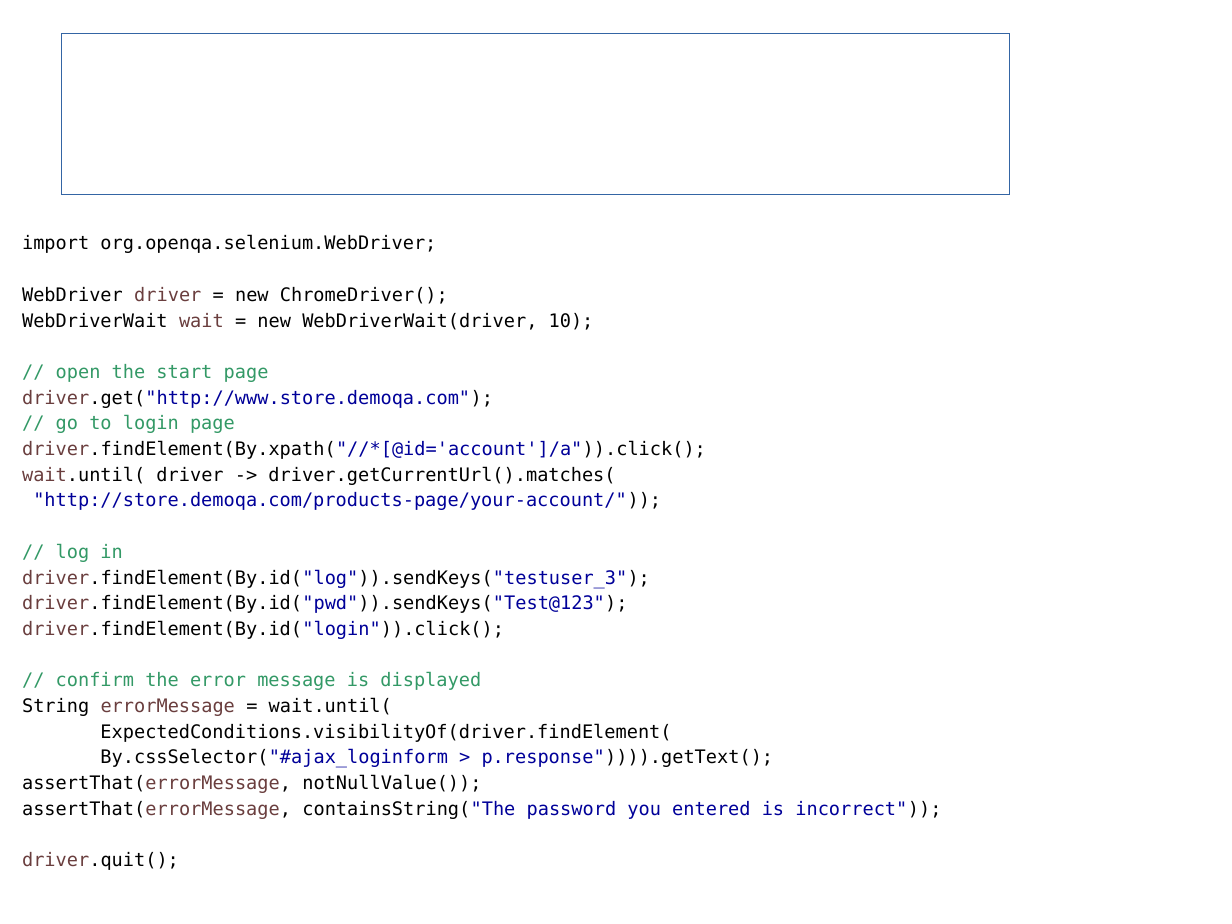
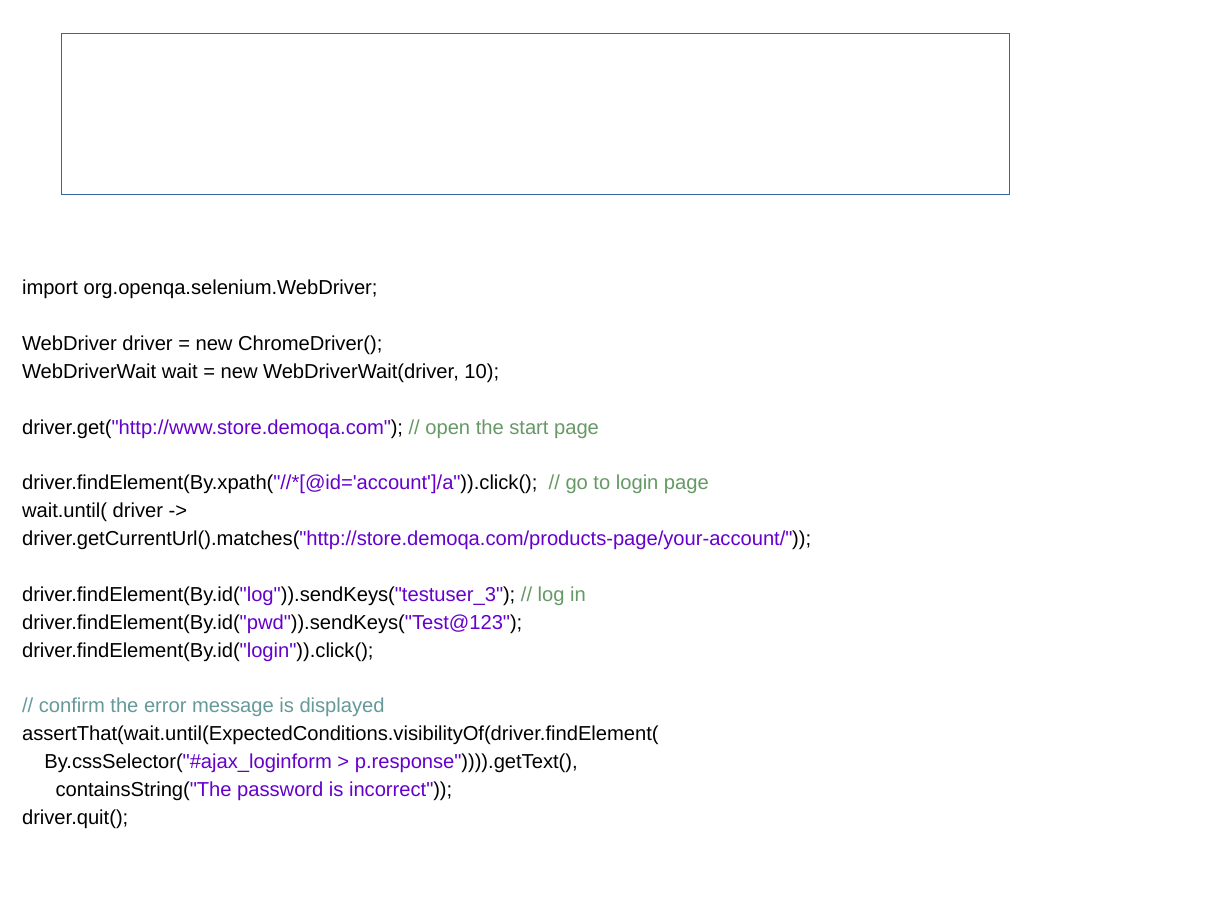
Before and after one commit to sergueik/SKDF, a slide deck: slide 5 of SKDF.odp. Drawn at 1232x924 pixels with LibreOffice and Linux fonts; fonts in the diff are those of the drawing; background and template pictures are left out. Boxes give left, top, right and bottom in pixels: in the first picture for what was removed or moved away, otherwise in the second. Text is boxed around its words. In the diff, an @@ line names an element or a change of style, - is before the commit and + after.

Commit message:
updated presentation

```diff
--- a/SKDF.odp
+++ b/SKDF.odp
@@ text "import org.openqa.selenium.WebDriver; WebDriver driver = ...": place and size @@
-text "import org.openqa.selenium.WebDriver; WebDriver driver = ..." at bbox=[22, 235, 941, 870]
+text "import org.openqa.selenium.WebDriver; WebDriver driver = ..." at bbox=[22, 279, 811, 829]
@@ text at bbox=[22, 279, 811, 606]: text changed; size 12 to 13 pt; font DejaVu Sans Mono to Arial @@
-import org.openqa.selenium.WebDriver;
-WebDriver driver = new ChromeDriver();
-WebDriverWait wait = new WebDriverWait(driver, 10);
-// open the start page
-driver.get("http://www.store.demoqa.com");
-// go to login page
-driver.findElement(By.xpath("//*[@id='account']/a")).click();
-wait.until( driver -> driver.getCurrentUrl().matches(
-"http://store.demoqa.com/products-page/your-account/"));
-// log in
-driver.findElement(By.id("log")).sendKeys("testuser_3");
+import org.openqa.selenium.WebDriver;
+WebDriver driver = new ChromeDriver();
+WebDriverWait wait = new WebDriverWait(driver, 10);
+driver.get("http://www.store.demoqa.com"); // open the start page
+driver.findElement(By.xpath("//*[@id='account']/a")).click(); // go to login page
+wait.until( driver ->
+driver.getCurrentUrl().matches("http://store.demoqa.com/products-page/your-account/"));
+driver.findElement(By.id("log")).sendKeys("testuser_3"); // log in
@@ text at bbox=[22, 614, 522, 829]: size 12 to 13 pt, font DejaVu Sans Mono to Arial in "driver.findElement(By.id("pwd")).sendKeys("Test@123");", "driver.findElement(By.id("login")).click();", "// confirm the error message is displayed", "driver.quit();"; text colour #6A3E3E to #000000 in "driver.findElement(By.id("pwd")).sendKeys("Test@123");", "driver.findElement(By.id("login")).click();", "driver.quit();"; text colour #000099 to #6600CC in "driver.findElement(By.id("pwd")).sendKeys("Test@123");", "driver.findElement(By.id("login")).click();"; text colour #339966 to #669999 in "// confirm the error message is displayed" @@
@@ text at bbox=[22, 725, 659, 801]: text changed; size 12 to 13 pt; font DejaVu Sans Mono to Arial @@
-String errorMessage = wait.until(
-ExpectedConditions.visibilityOf(driver.findElement(
-By.cssSelector("#ajax_loginform > p.response")))).getText();
-assertThat(errorMessage, notNullValue());
-assertThat(errorMessage, containsString("The password you entered is incorrect"));
+assertThat(wait.until(ExpectedConditions.visibilityOf(driver.findElement(
+By.cssSelector("#ajax_loginform > p.response")))).getText(),
+containsString("The password is incorrect"));
```
Also in this commit, not shown: 2 other slides changed, 1 other file.
